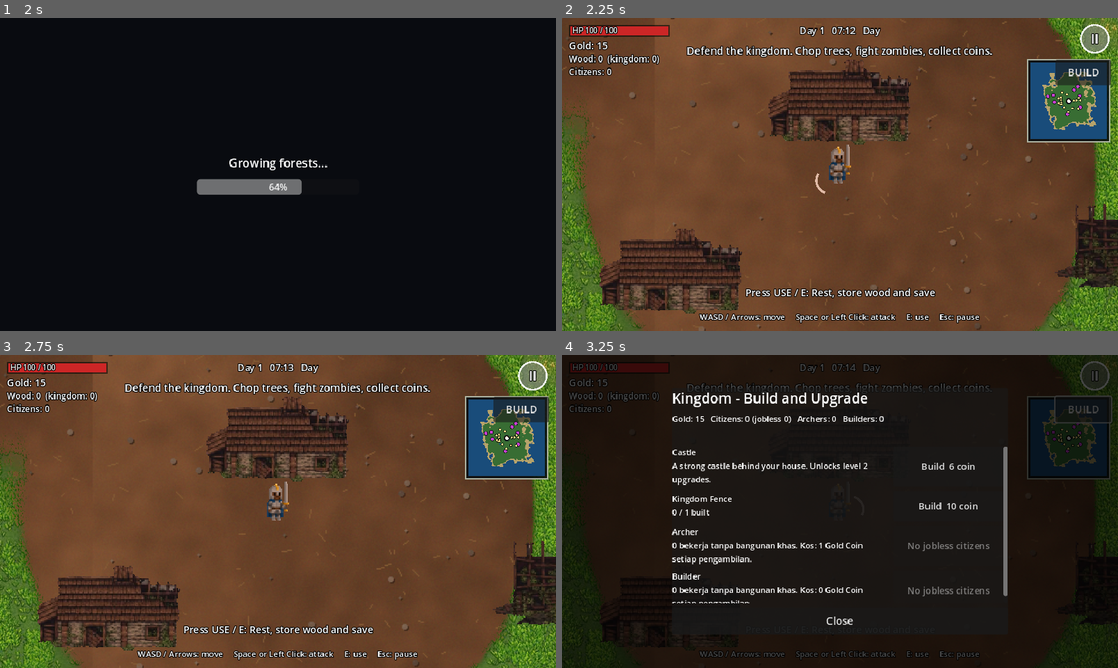
Above: before the commit, frames 1-4 (two rows, left to right).
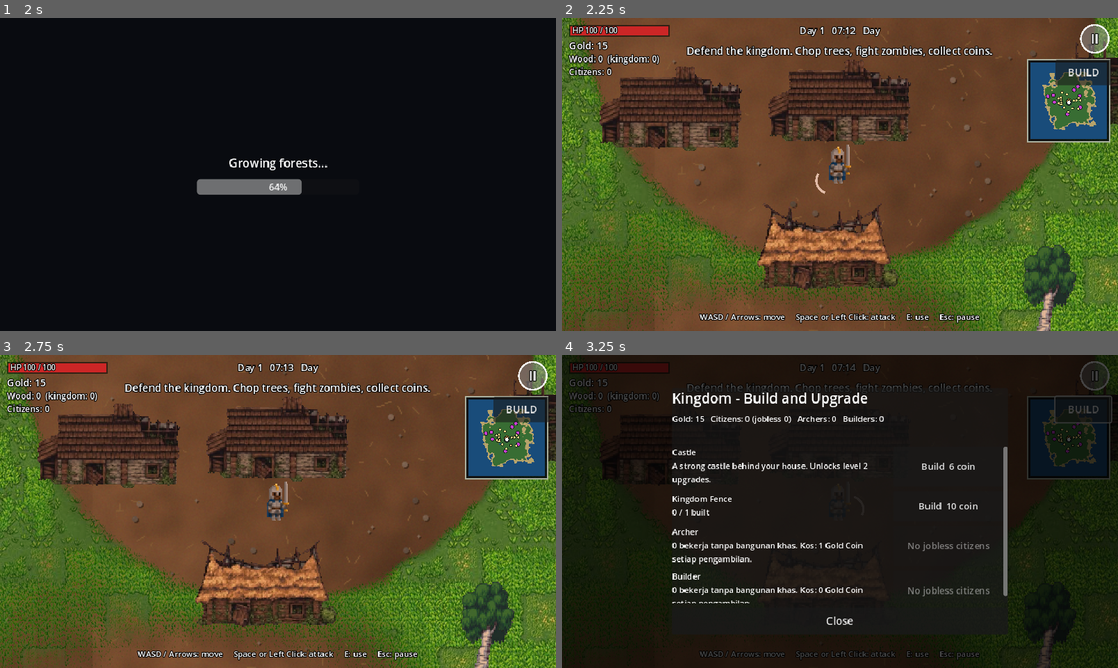
Above: after the commit, the same moments.

Repository: afie-boop/The-Fallen-Kingdom
Game: Godot game, scene res://scenes/main_menu.tscn
Same seed, same stepped clock (60 frames per second), same inputs: the game is played once before the commit and once after it.
Inputs (mouse positions are in pixels of both pictures, inside the frame that each line leads up to):
- Up to frame 1 (2 s): click "New Game" at 0.5 s; tap Enter at 1.25 s; move the mouse to (400, 158) at 1.27 s; hold D from 1.28 s (still down); tap E at 1.35 s; click (400, 158) at 1.42 s; tap Space at 1.52 s
- Up to frame 2 (2.25 s): release D at 2 s; drag from (728, 190) to (812, 237) at 2.02 s
- Up to frame 3 (2.75 s): no input
- Up to frame 4 (3.25 s): click "BUILD" at 2.75 s

Frame 1 is identical in both runs. In frame 2, 41% of the frame differs, in the area x 0-100%, y 0-100%; in frame 3, 41%; in frame 4, 2.5%.
Error in both runs: Invalid access to property or key 'dead' on a base object of type 'Nil'. (res://scripts/game.gd:376)

Commit message:
Move kingdom house lower inside the fence

Diff:
--- a/extracted/The-Fallen-Kingdom/scripts/castle.gd
+++ b/extracted/The-Fallen-Kingdom/scripts/castle.gd
@@ -13,6 +13,7 @@
 const HOUSE_VARIANT: int = 2   # ruin_3: the tile-roofed house
 var _sprite: Sprite2D
 var _top: float = 90.0
+const HOUSE_OFFSET: Vector2 = Vector2(0, 140)
 var _warn_cd: float = 0.0
 
 
@@ -27,14 +28,15 @@
     var tex: Texture2D = PixelArt.ruin_tex(HOUSE_VARIANT)
     _top = float(tex.get_height()) + 14.0
     _sprite = PixelArt.make_sprite_tex(tex)
+    _sprite.position = HOUSE_OFFSET
     add_child(_sprite)
     var shape := CollisionShape2D.new()
     var rect := RectangleShape2D.new()
     rect.size = Vector2(tex.get_width() * 0.75, 26.0)
     shape.shape = rect
-    shape.position = Vector2(0, -13)
+    shape.position = HOUSE_OFFSET + Vector2(0, -13)
     add_child(shape)
-    spawn_point = global_position + Vector2(0, 34)
+    spawn_point = global_position + HOUSE_OFFSET + Vector2(0, 34)
 
 
 func _process(delta: float) -> void:
@@ -44,8 +46,9 @@
 func _draw() -> void:
     if hp < max_hp:
         var w: float = 90.0
-        draw_rect(Rect2(-w / 2.0, -_top, w, 6.0), Color(0, 0, 0, 0.6))
-        draw_rect(Rect2(-w / 2.0 + 1.0, -_top + 1.0, (w - 2.0) * hp / max_hp, 4.0), Color(0.3, 0.8, 0.35))
+        var bar_y: float = HOUSE_OFFSET.y - _top
+        draw_rect(Rect2(-w / 2.0, bar_y, w, 6.0), Color(0, 0, 0, 0.6))
+        draw_rect(Rect2(-w / 2.0 + 1.0, bar_y + 1.0, (w - 2.0) * hp / max_hp, 4.0), Color(0.3, 0.8, 0.35))
 
 
 func take_damage(amount: float) -> void:
